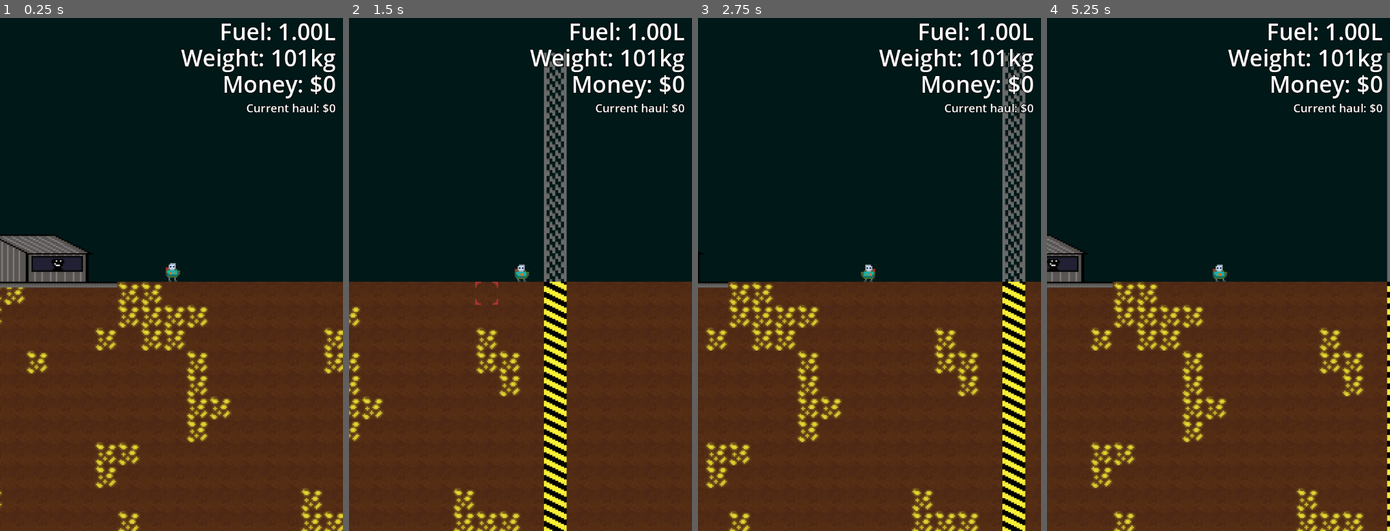
Above: before the commit, frames 1-4 (left to right).
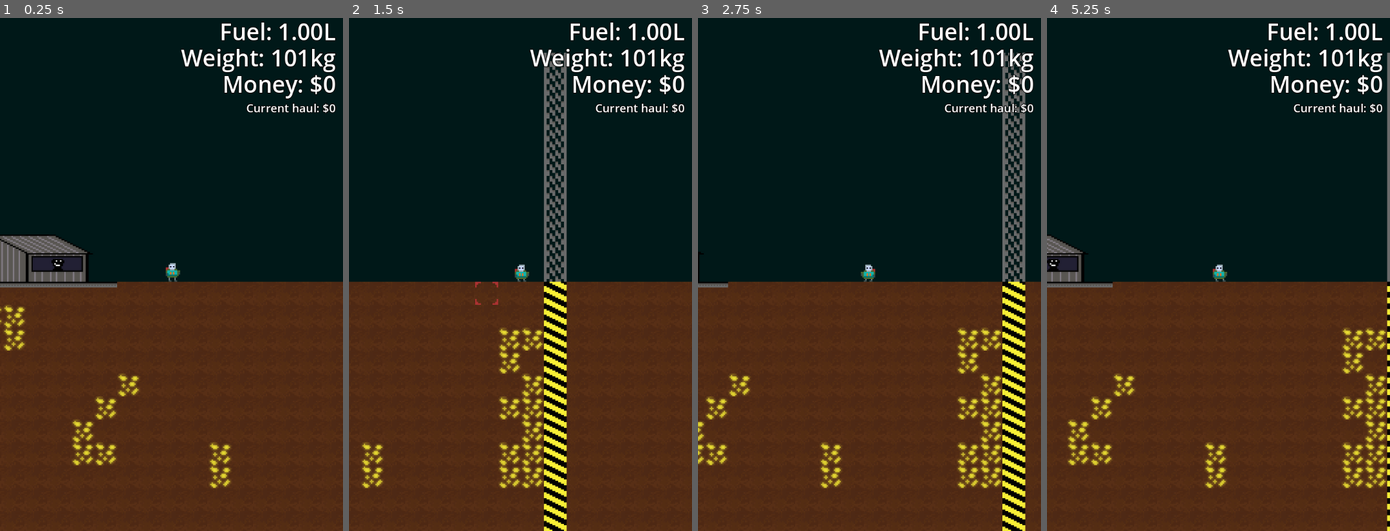
Above: after the commit, the same moments.

Repository: brikr/ludum-dare-57
Game: Godot game, scene res://scenes/main/main.tscn
Same seed, same stepped clock (60 frames per second), same inputs: the game is played once before the commit and once after it.
Inputs (mouse positions are in pixels of both pictures, inside the frame that each line leads up to):
- Up to frame 1 (0.25 s): no input
- Up to frame 2 (1.5 s): tap Enter at 0.5 s; move the mouse to (595, 248) at 0.52 s; hold D (move_right) from 0.53 s (still down); tap F (interact) at 0.6 s; tap Space (jump) at 0.77 s; move the mouse to (451, 300) at 1.27 s; click (451, 300) at 1.35 s
- Up to frame 3 (2.75 s): tap Space (jump) at 1.52 s; move the mouse to (903, 161) at 2.02 s; release D (move_right) at 2.03 s; hold A (move_left) from 2.03 s (still down); tap F (interact) at 2.1 s
- Up to frame 4 (5.25 s): move the mouse to (1201, 377) at 2.77 s; release A (move_left) at 2.78 s; hold D (move_right) 2.78-4.28 s; click (1201, 377) at 2.85 s; tap Space (jump) at 3.02, 3.77, 4.52 s; move the mouse to (1321, 351) at 3.52 s; tap F (interact) at 3.6, 5.1 s; move the mouse to (1115, 197) at 4.27 s; hold A (move_left) 4.28-5.03 s; click (1115, 197) at 4.35 s; move the mouse to (1235, 274) at 5.02 s; hold D (move_right) from 5.03 s (still down)

The runs differ from the first frame. In frame 1, 4.9% of the frame differs, in the area x 0-100%, y 51-100%; in frame 2, 3.5%; in frame 3, 6.0%; in frame 4, 6.2%, in the area x 6-99%, y 51-100%.

Commit message:
add new mineral type

Diff:
--- a/scenes/constants/constants.gd
+++ b/scenes/constants/constants.gd
@@ -2,7 +2,7 @@
 
 # World Size
 const SURFACE_HEIGHT := 10;
-const MAX_GEN_DEPTH := 200;
+const MAX_GEN_DEPTH := 150;
 const MAX_WORLD_WIDTH := 20;
 const TILE_WIDTH := 16
 
@@ -17,6 +17,8 @@
 # Object Tiles
 const GOLD_TILE := Vector2i(0, 2)
 const BLUE_TILE := Vector2i(1, 2)
+const RED_TILE := Vector2i(1, 2) # TODO update me
+const GREEN_TILE := Vector2i(1, 2) # TODO update me
 const ALIEN_SKULL_TILE := Vector2i(0, 3)
 const ALIEN_TECH_TILE := Vector2i(1, 3)
 
@@ -38,16 +40,30 @@
     WORLD_GEN_FIELDS.MAX_COEFFICIENT : 1.4,
     WORLD_GEN_FIELDS.THRESHOLD: 0.8,
   },
-  Tile.TileObjectType.ALIEN_SKULL: {
+  Tile.TileObjectType.RED: {
     WORLD_GEN_FIELDS.MIN_DEPTH : 50,
     WORLD_GEN_FIELDS.MAX_DEPTH : 125,
+    WORLD_GEN_FIELDS.MIN_COEFFICIENT : 1.0,
+    WORLD_GEN_FIELDS.MAX_COEFFICIENT : 1.4,
+    WORLD_GEN_FIELDS.THRESHOLD: 0.8,
+  },
+  Tile.TileObjectType.GREEN: {
+    WORLD_GEN_FIELDS.MIN_DEPTH : 75,
+    WORLD_GEN_FIELDS.MAX_DEPTH : 150,
+    WORLD_GEN_FIELDS.MIN_COEFFICIENT : 1.0,
+    WORLD_GEN_FIELDS.MAX_COEFFICIENT : 1.4,
+    WORLD_GEN_FIELDS.THRESHOLD: 0.8,
+  },
+  Tile.TileObjectType.ALIEN_SKULL: {
+    WORLD_GEN_FIELDS.MIN_DEPTH : 25,
+    WORLD_GEN_FIELDS.MAX_DEPTH : 100,
     WORLD_GEN_FIELDS.MIN_COEFFICIENT : 0.90,
     WORLD_GEN_FIELDS.MAX_COEFFICIENT : 0.92,
     WORLD_GEN_FIELDS.THRESHOLD: 0.91,
   },
   Tile.TileObjectType.ALIEN_TECH: {
-    WORLD_GEN_FIELDS.MIN_DEPTH : 100,
-    WORLD_GEN_FIELDS.MAX_DEPTH : 175,
+    WORLD_GEN_FIELDS.MIN_DEPTH : 75,
+    WORLD_GEN_FIELDS.MAX_DEPTH : 150,
     WORLD_GEN_FIELDS.MIN_COEFFICIENT : 0.90,
     WORLD_GEN_FIELDS.MAX_COEFFICIENT : 0.92,
     WORLD_GEN_FIELDS.THRESHOLD: 0.91,
@@ -65,6 +81,8 @@
 const OBJECT_DIFFICULTY: Dictionary[Tile.TileObjectType, float] = {
   Tile.TileObjectType.GOLD: 50.0,
   Tile.TileObjectType.BLUE: 100.0,
+  Tile.TileObjectType.RED: 150.0,
+  Tile.TileObjectType.GREEN: 200.0,
   Tile.TileObjectType.ALIEN_SKULL: 150.0,
   Tile.TileObjectType.ALIEN_TECH: 200.0,
 }
@@ -73,6 +91,8 @@
 const OBJECT_WEIGHT: Dictionary[Tile.TileObjectType, float] = {
   Tile.TileObjectType.GOLD: 1.0,
   Tile.TileObjectType.BLUE: 1.5,
+  Tile.TileObjectType.RED: 2,
+  Tile.TileObjectType.GREEN: 2.5,
   Tile.TileObjectType.ALIEN_SKULL: 10.0,
   Tile.TileObjectType.ALIEN_TECH: 1.0,
 }
@@ -81,6 +101,8 @@
 const OBJECT_VALUE: Dictionary[Tile.TileObjectType, float] = {
   Tile.TileObjectType.GOLD: 10.0,
   Tile.TileObjectType.BLUE: 40.0,
+  Tile.TileObjectType.RED: 160.0,
+  Tile.TileObjectType.GREEN: 640.0,
   Tile.TileObjectType.ALIEN_SKULL: 1000.0,
   Tile.TileObjectType.ALIEN_TECH: 2000.0,
 }
--- a/scenes/game_state/game_state.gd
+++ b/scenes/game_state/game_state.gd
@@ -25,6 +25,8 @@
 
   gen_resource(Tile.TileObjectType.ALIEN_SKULL, false)
   gen_resource(Tile.TileObjectType.ALIEN_TECH, false)
+  gen_resource(Tile.TileObjectType.GREEN)
+  gen_resource(Tile.TileObjectType.RED)
   gen_resource(Tile.TileObjectType.BLUE)
   gen_resource(Tile.TileObjectType.GOLD)
 
--- a/scenes/main/tile_map.gd
+++ b/scenes/main/tile_map.gd
@@ -34,6 +34,10 @@
       return Constants.GOLD_TILE
     Tile.TileObjectType.BLUE:
       return Constants.BLUE_TILE
+    Tile.TileObjectType.RED:
+      return Constants.RED_TILE
+    Tile.TileObjectType.GREEN:
+      return Constants.GREEN_TILE
     Tile.TileObjectType.ALIEN_SKULL:
       return Constants.ALIEN_SKULL_TILE
     Tile.TileObjectType.ALIEN_TECH:
--- a/scripts/tile.gd
+++ b/scripts/tile.gd
@@ -1,7 +1,7 @@
 class_name Tile extends Object
 
 enum TileType {EMPTY, DIRT, BORDER}
-enum TileObjectType {NONE, GOLD, BLUE, ALIEN_SKULL, ALIEN_TECH}
+enum TileObjectType {NONE, GOLD, BLUE, RED, GREEN, ALIEN_SKULL, ALIEN_TECH}
 
 var coords: Vector2i
 var type: TileType
